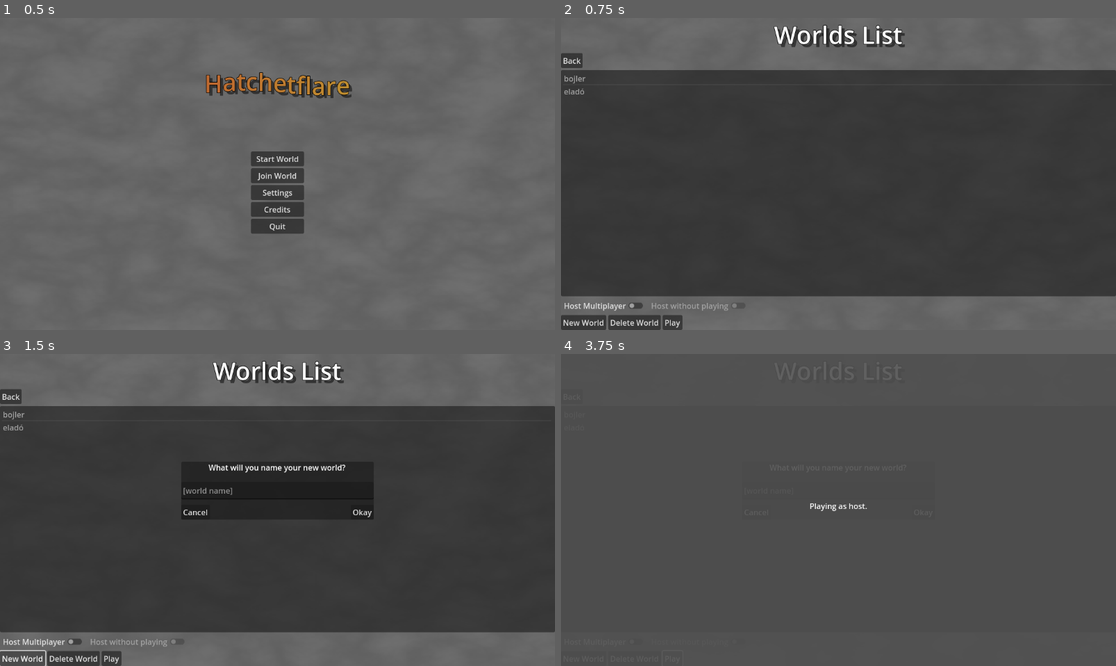
Above: before the commit, frames 1-4 (two rows, left to right).
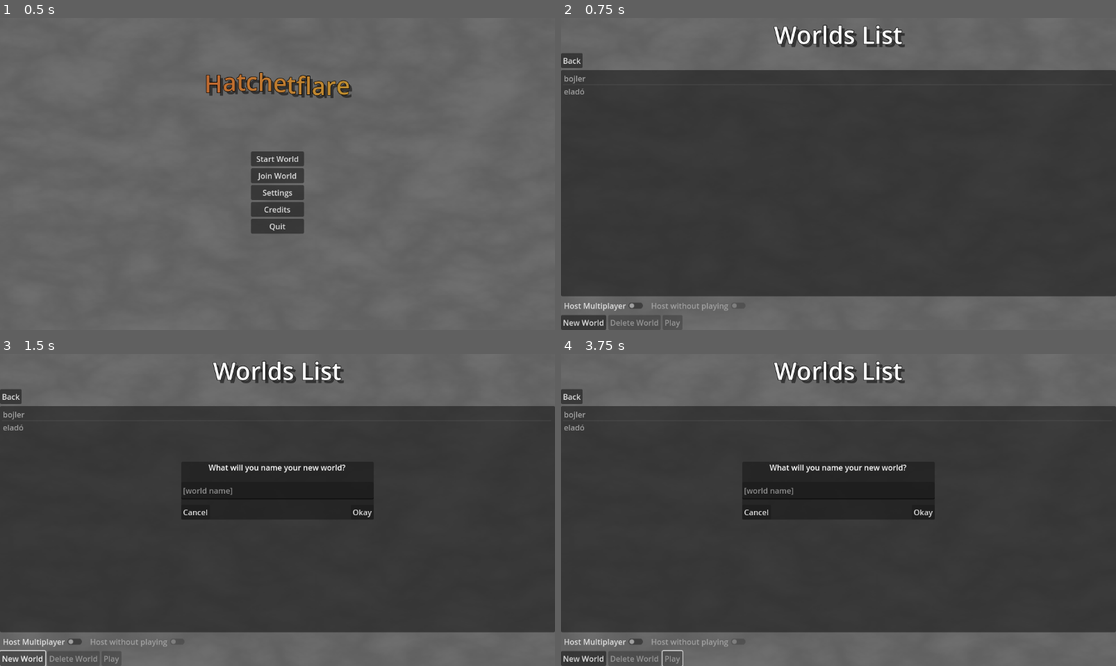
Above: after the commit, the same moments.

Repository: pixerhp/Hatchetflair
Game: Godot game, scene res://scenes/main_menu.tscn
The game is run twice, just before and just after one commit, with the same random seed, the same clock (stepped at 60 frames per second) and the same inputs.
Inputs (mouse positions are in pixels of both pictures, inside the frame that each line leads up to):
- Up to frame 1 (0.5 s): no input
- Up to frame 2 (0.75 s): click "Start World" at 0.5 s
- Up to frame 3 (1.5 s): click "New World" at 1.25 s
- Up to frame 4 (3.75 s): click (838, 491) at 2.02 s; type "Alex" at 2.1 s; click "New World" at 2.75 s; click (672, 659) at 3.5 s, where only the run before the commit has a clickable "Play"

Frame 1 is identical in both runs. In frame 2, 0.1% of the frame differs, in the area x 8-22%, y 96-100%; in frame 3, 0.1%; in frame 4, 10%, in the area x 0-99%, y 0-100%.

Commit message:
disables delete/play until a world is selected
The "delete world" and "play" buttons are disabled until an item from the world list is selected.

NOTE that they aren't later re-disabled if you somehow stop selecting an item, which should probably be changed later on.

Diff:
--- a/scenes/main_menu.tscn
+++ b/scenes/main_menu.tscn
@@ -183,10 +183,12 @@
 
 [node name="DeleteWorld" type="Button" parent="Menus/WorldsScreen/WorldsScreenUI/WorldButtons"]
 layout_mode = 2
+disabled = true
 text = "Delete World"
 
 [node name="Play" type="Button" parent="Menus/WorldsScreen/WorldsScreenUI/WorldButtons"]
 layout_mode = 2
+disabled = true
 text = "Play"
 
 [node name="NewWorldPopup" type="Panel" parent="Menus/WorldsScreen"]
--- a/scripts/worlds_menu.gd
+++ b/scripts/worlds_menu.gd
@@ -2,6 +2,8 @@
 
 @onready var allow_multiplayer_joining_toggle: CheckButton = $WorldsScreenUI/Toggles/AllowJoining
 @onready var host_without_playing_toggle: CheckButton = $WorldsScreenUI/Toggles/HostWithoutPlay
+@onready var delete_world_button: Button = $WorldsScreenUI/WorldButtons/DeleteWorld
+@onready var play_world_button: Button = $WorldsScreenUI/WorldButtons/Play
 
 var worlds_list = ["bojler", "eladó"]
 @onready var worlds_text = get_node("WorldsScreenUI/Worlds")
@@ -48,9 +50,10 @@
 		delete_world_popup.hide()
 	update_worlds_list()
 
-# This is done to prevent changing which item you're deleting after the deletion popup already named a world.
 func world_list_item_clicked():
-	delete_world_popup.hide()
+	delete_world_popup.hide() # Prevents changing which item you're deleting without the deletion popup updating.
+	delete_world_button.disabled = false
+	play_world_button.disabled = false
 
 # Update the visible list for the player.
 func update_worlds_list():
